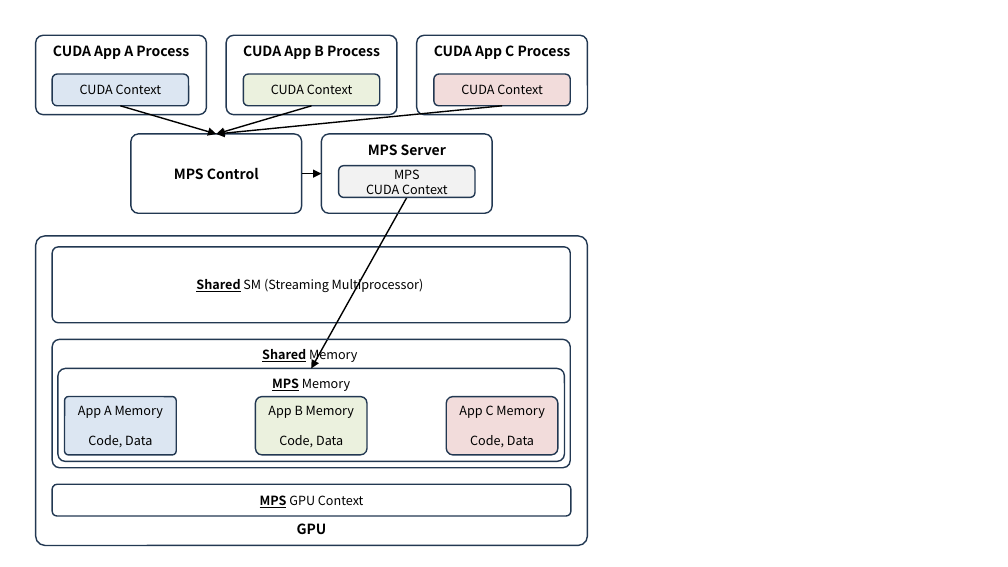
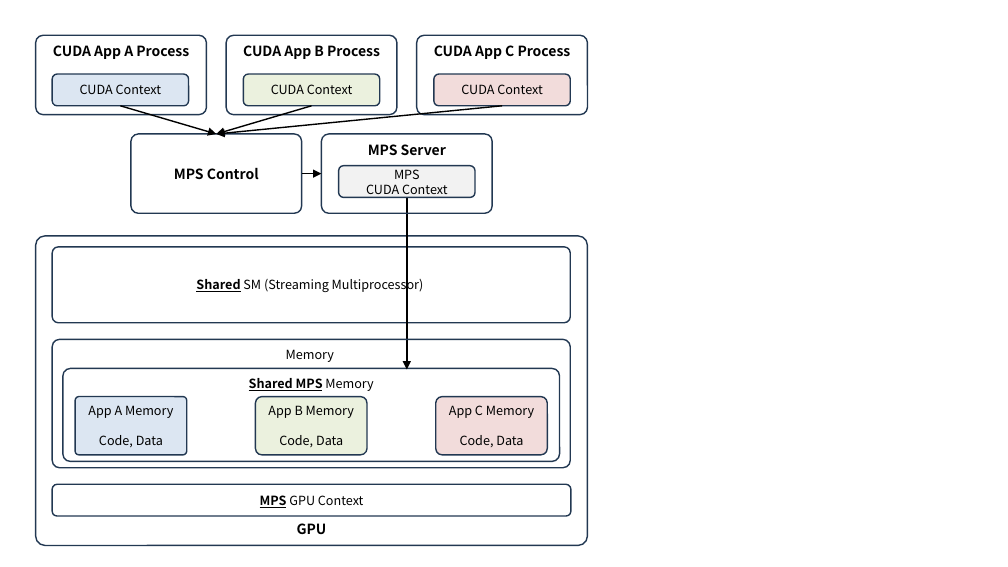
Before and after one commit to ssup2/blog-software, a slide deck: slide 4 of content/docs/theory-analysis/nvidia-gpu-sharing/images/images.pptx. Drawn at 1008x567 pixels with LibreOffice and Linux fonts; fonts in the diff are those of the drawing. Boxes give left, top, right and bottom in pixels: in the first picture for what was removed or moved away, otherwise in the second. Text is boxed around its words. In the diff, an @@ line names an element or a change of style, - is before the commit and + after.

```diff
--- a/content/docs/theory-analysis/nvidia-gpu-sharing/images/images.pptx
+++ b/content/docs/theory-analysis/nvidia-gpu-sharing/images/images.pptx
@@ arrow moved from (407, 198) - (311, 369) to (407, 198) - (407, 370) @@
@@ text in rounded rectangle at (x1=286, y1=349, x2=334, y2=362): text changed; bold off @@
-Shared Memory
+Memory
@@ rounded rectangle "Shared MPS Memory" resized from (x1=57, y1=369, x2=564, y2=462) to (x1=62, y1=369, x2=559, y2=462) @@
@@ text in rounded rectangle at (x1=249, y1=378, x2=373, y2=391): text changed; bold on @@
-MPS Memory
+Shared MPS Memory
@@ rounded rectangle "App A Memory" moved from (x1=65, y1=396, x2=176, y2=455) to (x1=76, y1=396, x2=187, y2=455) @@
@@ rounded rectangle "App C Memory" moved from (x1=447, y1=396, x2=558, y2=455) to (x1=435, y1=396, x2=547, y2=455) @@
```
Also in this commit, not shown: 3 other slides changed.
